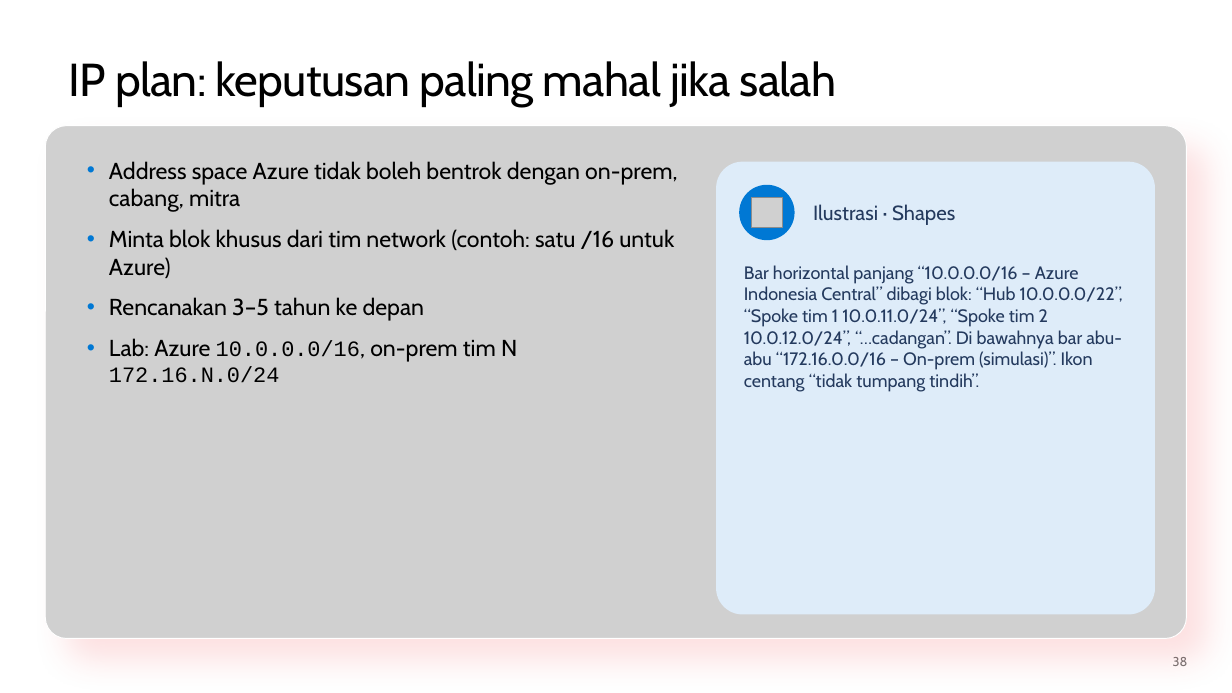
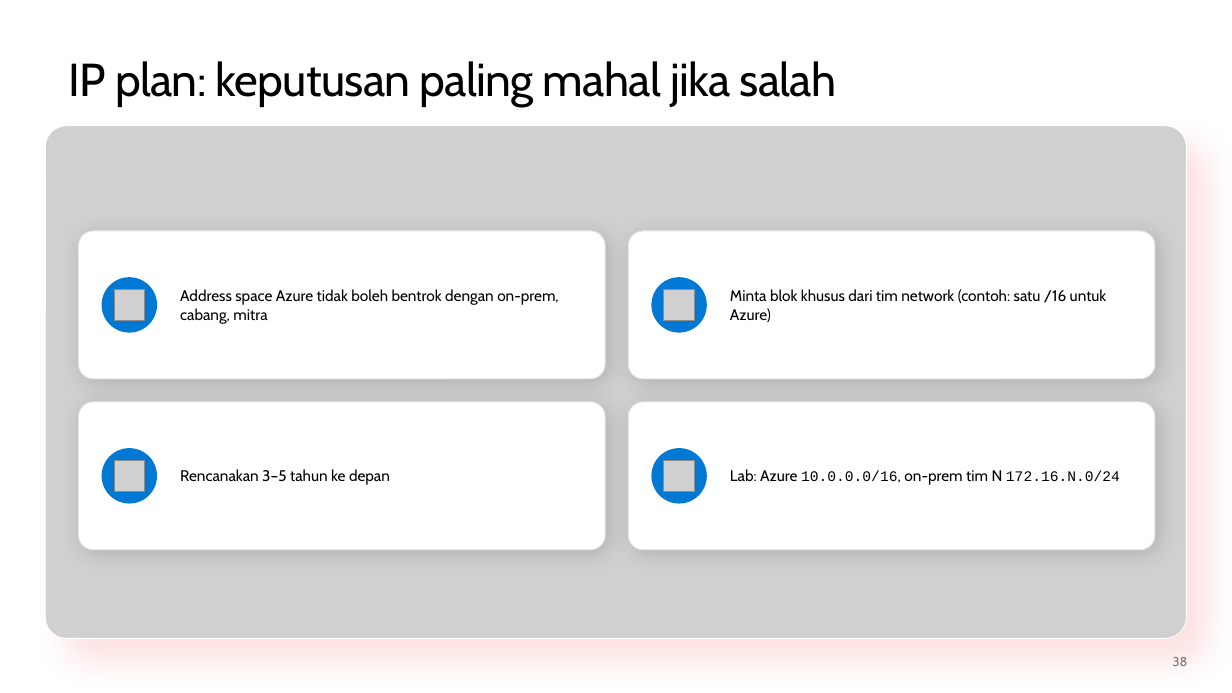
Before and after one commit to medisa-aris/azure-landing-zone-training, a slide deck: slide 38 of slides/pptx/slide_day03_identity-and-network.pptx. Drawn at 1232x693 pixels with LibreOffice and Linux fonts; fonts in the diff are those of the drawing; grey boxes stand for pictures; background and template pictures are left out. Boxes give left, top, right and bottom in pixels: in the first picture for what was removed or moved away, otherwise in the second. Text is boxed around its words. In the diff, an @@ line names an element or a change of style, - is before the commit and + after.

```diff
--- a/slides/pptx/slide_day03_identity-and-network.pptx
+++ b/slides/pptx/slide_day03_identity-and-network.pptx
@@ text removed at [109,161,677,383] @@
-• Address space Azure tidak boleh bentrok dengan on-prem, cabang, mitra
-• Minta blok khusus dari tim network (contoh: satu /16 untuk Azure)
-• Rencanakan 3–5 tahun ke depan
-• Lab: Azure 10.0.0.0/16, on-prem tim N 172.16.N.0/24
@@ rounded rectangle removed at [716,162,1155,615] @@
@@ picture removed at [751,197,782,227] @@
@@ text removed at [813,204,955,225] @@
-Ilustrasi · Shapes
@@ rounded rectangle added at [79,231,605,379], fill #FFFFFF, outline #E6E6E6 0.75 pt @@
@@ rounded rectangle added at [628,231,1155,379], fill #FFFFFF, outline #E6E6E6 0.75 pt @@
@@ text removed at [744,265,1123,392] @@
-Bar horizontal panjang “10.0.0.0/16 – Azure Indonesia Central” dibagi blok: “Hub 10.0.0.0/22”, “Spoke tim 1 10.0.11.0/24”, “Spoke tim 2 10.0.12.0/24”, “…cadangan”. Di bawahnya bar abu-abu “172.16.0.0/16 – On-prem (simulasi)”. Ikon centang “tidak tumpang tindih”.
@@ ellipse added at [102,277,157,333], fill #0078D4 @@
@@ picture added at [115,289,145,320] @@
@@ text added at [180,289,559,324], 12 pt, text #000000 @@
+Address space Azure tidak boleh bentrok dengan on-prem, cabang, mitra
@@ ellipse: place and size @@
-ellipse at [739,185,795,240]
+ellipse at [652,277,707,333]
@@ picture added at [664,289,694,320] @@
@@ text added at [730,289,1107,322], 12 pt, text #000000 @@
+Minta blok khusus dari tim network (contoh: satu /16 untuk Azure)
@@ rounded rectangle added at [79,402,605,550], fill #FFFFFF, outline #E6E6E6 0.75 pt @@
@@ rounded rectangle added at [628,402,1155,550], fill #FFFFFF, outline #E6E6E6 0.75 pt @@
@@ ellipse added at [102,448,157,504], fill #0078D4 @@
@@ ellipse added at [652,448,707,504], fill #0078D4 @@
@@ picture added at [115,460,145,491] @@
@@ text added at [180,469,390,485], 12 pt, text #000000 @@
+Rencanakan 3–5 tahun ke depan
@@ picture added at [664,460,694,491] @@
@@ text added at [730,469,1120,485], 11.4 pt, text #000000 @@
+Lab: Azure 10.0.0.0/16, on-prem tim N 172.16.N.0/24
```
Also in this commit, not shown: 51 other slides changed, 7 other files.
